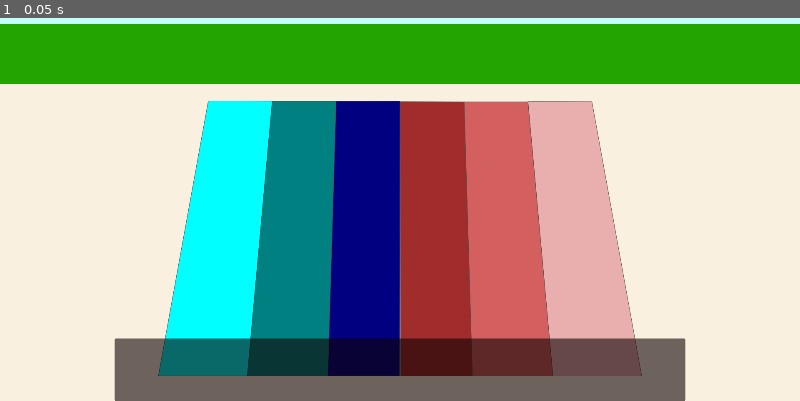
Above: before the commit, frame 1.
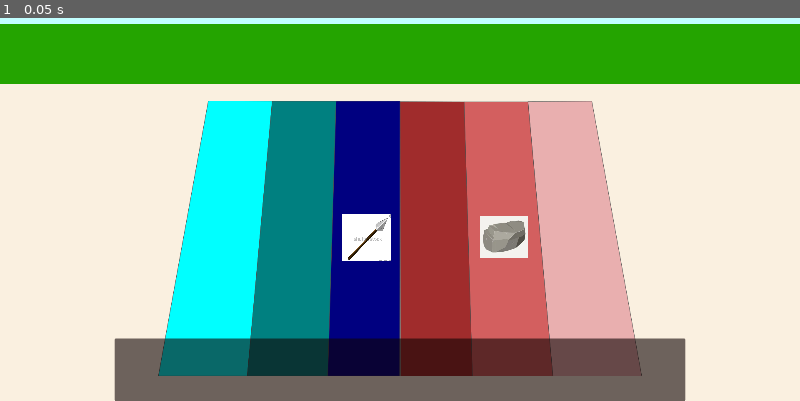
Above: after the commit, the same moment.

Repository: bbnewey15/Raid-The-Land
Game: Godot game, scene res://scenes/Main.tscn
Same seed, same stepped clock (60 frames per second), same inputs: the game is played once before the commit and once after it.
Inputs:
- Up to frame 1 (0.05 s): no input

The runs differ from the first frame. In frame 1, 1.4% of the frame differs, in the area x 42-66%, y 51-64%.
Error before the commit: Invalid access to property or key 'slot_datas' on a base object of type 'null instance'. (res://scripts/board/column_group.gd:54)

Commit message:
fix

Diff:
--- a/resources/ColumnGroupsTest/enemy_slot_data_group.tres
+++ b/resources/ColumnGroupsTest/enemy_slot_data_group.tres
@@ -1,12 +1,14 @@
-[gd_resource type="Resource" script_class="SlotDataGroup" load_steps=4 format=3 uid="uid://udcs3bby0rpx"]
+[gd_resource type="Resource" script_class="SlotDataGroup" load_steps=5 format=3 uid="uid://udcs3bby0rpx"]
 
 [ext_resource type="Script" path="res://datatypes/slot_data_group.gd" id="1_uwmqi"]
 [ext_resource type="Script" path="res://datatypes/slot_data.gd" id="2_lw0ye"]
+[ext_resource type="Resource" uid="uid://cc8hhaeu7r6uy" path="res://scripts/units/ranged/stone_tosser.tres" id="3_bap4p"]
 
 [sub_resource type="Resource" id="Resource_rti2d"]
 script = ExtResource("2_lw0ye")
-isEnemyUnit = false
-column_name = 0
+unit_data = ExtResource("3_bap4p")
+isEnemyUnit = true
+column_name = 4
 slotIndex = 0
 
 [resource]
--- a/resources/ColumnGroupsTest/player_slot_data_group.tres
+++ b/resources/ColumnGroupsTest/player_slot_data_group.tres
@@ -1,8 +1,17 @@
-[gd_resource type="Resource" script_class="SlotDataGroup" load_steps=2 format=3 uid="uid://cmsqg2ih4hgrm"]
+[gd_resource type="Resource" script_class="SlotDataGroup" load_steps=5 format=3 uid="uid://cmsqg2ih4hgrm"]
 
 [ext_resource type="Script" path="res://datatypes/slot_data_group.gd" id="1_c0af3"]
+[ext_resource type="Script" path="res://datatypes/slot_data.gd" id="2_ff2sj"]
+[ext_resource type="Resource" uid="uid://pyymubqqcjt7" path="res://scripts/units/infantry/spearman.tres" id="4_ebkeb"]
+
+[sub_resource type="Resource" id="Resource_cp4ha"]
+script = ExtResource("2_ff2sj")
+unit_data = ExtResource("4_ebkeb")
+isEnemyUnit = false
+column_name = 2
+slotIndex = 0
 
 [resource]
 script = ExtResource("1_c0af3")
-slot_datas = Array[Resource("res://datatypes/slot_data.gd")]([])
+slot_datas = Array[ExtResource("2_ff2sj")]([SubResource("Resource_cp4ha")])
 isEnemy = false
--- a/scenes/Main.tscn
+++ b/scenes/Main.tscn
@@ -31,8 +31,8 @@
 [node name="EncounterManager" type="Node" parent="GUI"]
 script = ExtResource("5_v1psm")
 columnGroupDataResourcePath = "res://resources/ColumnGroupsTest/column_group_test.tres"
-playerSlotDatasResourcePath = "res://resources/ColumnGroupsTest/enemy_slot_datas.tres"
-enemySlotDatasResourcePath = "res://resources/ColumnGroupsTest/player_slot_datas.tres"
+playerSlotDatasResourcePath = "res://resources/ColumnGroupsTest/player_slot_data_group.tres"
+enemySlotDatasResourcePath = "res://resources/ColumnGroupsTest/enemy_slot_data_group.tres"
 
 [node name="CardHandInterface" parent="GUI/EncounterManager" instance=ExtResource("6_4bypg")]
 top_level = true
--- a/scripts/board/column_group.gd
+++ b/scripts/board/column_group.gd
@@ -45,14 +45,15 @@
 	for column in column_dict:
 		# Add to tree
 		add_child(column_dict[column])
-		if data[column].slot_datas.size() > 0:
-			column_dict[column].load_from_resource(data[column])
+		column_dict[column].load_from_resource(data[column])
 		# Connect to signals
 		#column_dict[column].column_data.column_interact.connect(on_column_interact)
 
 func load_from_slot_data_group(data: SlotDataGroup) -> void:
 	for slot_data in data.slot_datas:
-		column_dict[slot_data.column_name].add_slot(slot_data)
+		print("slot_data.column_name:  %s"  % slot_data.column_name)
+		print(GameData[GameData.COLUMN_STRING.keys()[slot_data.column_name]])
+		column_dict[GameData[GameData.COLUMN_STRING.keys()[slot_data.column_name]]].add_slot(slot_data)
 
 # Called every frame. 'delta' is the elapsed time since the previous frame.
 func _process(delta):
--- a/scripts/board/unit_column.gd
+++ b/scripts/board/unit_column.gd
@@ -35,7 +35,6 @@
 			child.queue_free()
 
 	for slot_data in column_data.slot_datas:
-
 		add_slot(slot_data)
 
 	# set pivot point for proper rotation
--- a/scripts/units/siege/torch_thrower.tres
+++ b/scripts/units/siege/torch_thrower.tres
@@ -8,3 +8,4 @@
 name = "Torch Thrower"
 description = "A simple-minded siege unit."
 texture = ExtResource("2_2y3td")
+column_type = 0
Not shown, added: changelog.txt.txt
